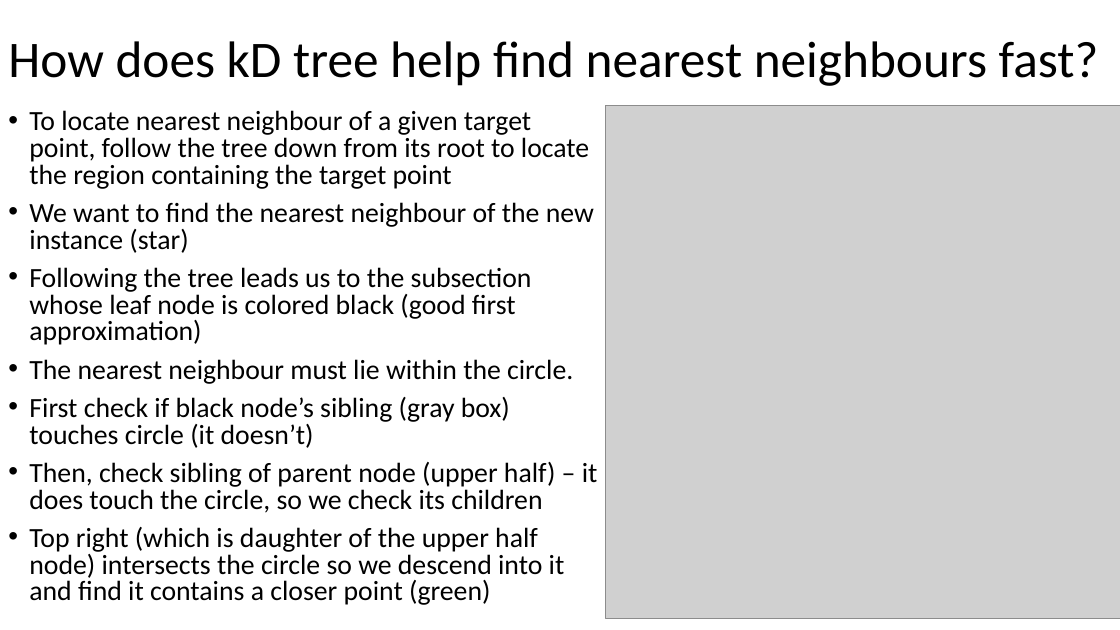
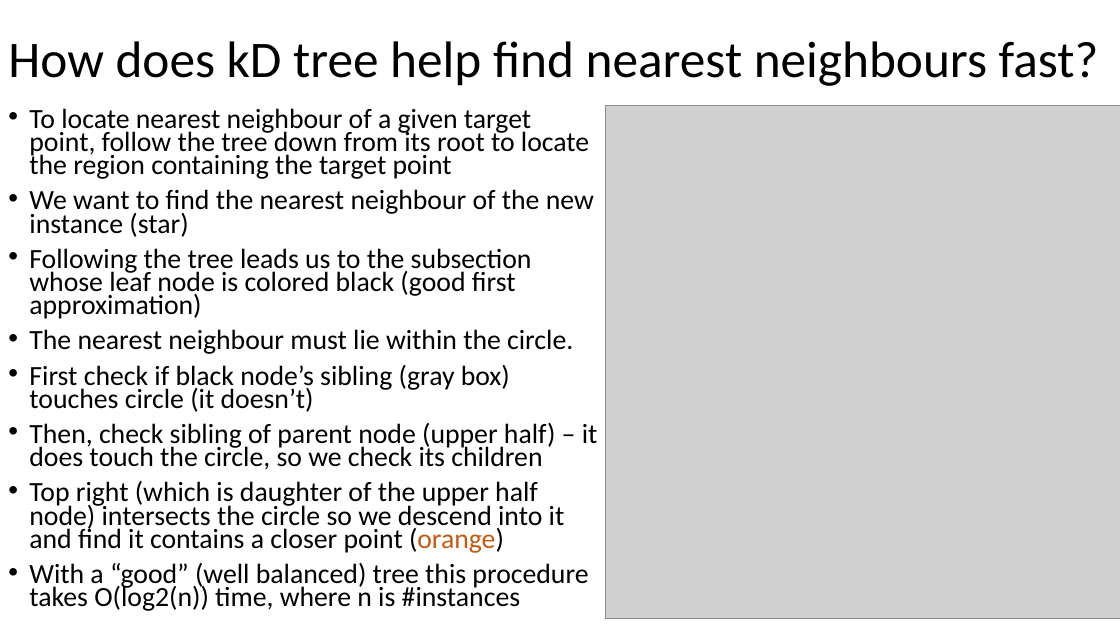
Before and after one commit to russellu/cs405, a slide deck: slide 5 of Lecture_10.pptx. Drawn at 1120x630 pixels with LibreOffice and Linux fonts; fonts in the diff are those of the drawing; grey boxes stand for pictures. Boxes give left, top, right and bottom in pixels: in the first picture for what was removed or moved away, otherwise in the second. Text is boxed around its words. In the diff, an @@ line names an element or a change of style, - is before the commit and + after.

```diff
--- a/Lecture_10.pptx
+++ b/Lecture_10.pptx
@@ text at (x1=29, y1=108, x2=598, y2=470): line spacing 0.8 to 0.7 @@
@@ text at (x1=29, y1=481, x2=588, y2=611): text changed @@
-• Top right (which is daughter of the upper half node) intersects the circle so we descend into it and find it contains a closer point (green)
+• Top right (which is daughter of the upper half node) intersects the circle so we descend into it and find it contains a closer point (orange)
+• With a “good” (well balanced) tree this procedure takes O(log2(n)) time, where n is #instances
```
Also in this commit, not shown: 10 other slides changed, 4 slides added, 1 slide removed, 3 other files.
